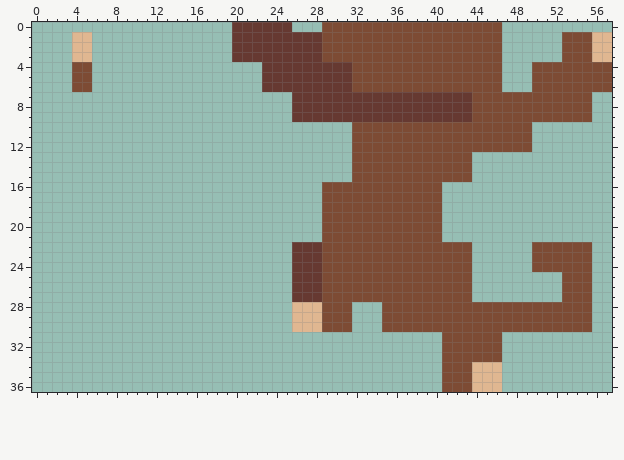
Pixel-art sprite: public/assets/left/monkey5.png. This is how it looked before the edit.
The file is 116x74 pixels, drawn in blocks of 2x2; one block is one cell here.
Once edited:
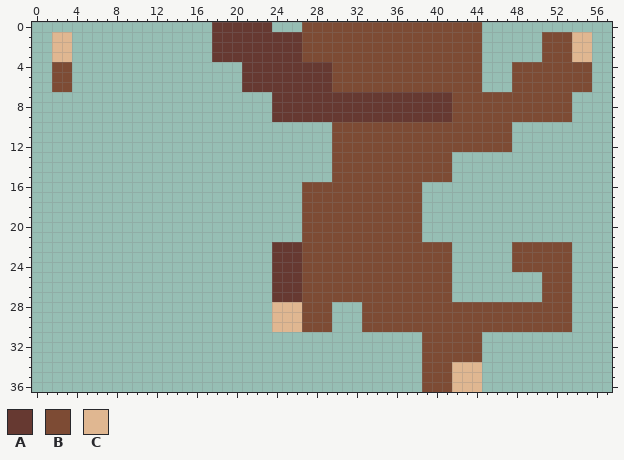
Palette (. is transparent): A #663931  B #7d4b34  C #e0b791
Changes in this commit:
@@ x 0..57 @@
- 0 ....................AAAAAA...BBBBBBBBBBBBBBBBBB...........
- 1 ....CC..............AAAAAAAAABBBBBBBBBBBBBBBBBB......BBBCC
- 2 ....CC..............AAAAAAAAABBBBBBBBBBBBBBBBBB......BBBCC
- 3 ....CC..............AAAAAAAAABBBBBBBBBBBBBBBBBB......BBBCC
- 4 ....BB.................AAAAAAAAABBBBBBBBBBBBBBB...BBBBBBBB
- 5 ....BB.................AAAAAAAAABBBBBBBBBBBBBBB...BBBBBBBB
- 6 ....BB.................AAAAAAAAABBBBBBBBBBBBBBB...BBBBBBBB
- 7 ..........................AAAAAAAAAAAAAAAAAABBBBBBBBBBBB..
- 8 ..........................AAAAAAAAAAAAAAAAAABBBBBBBBBBBB..
- 9 ..........................AAAAAAAAAAAAAAAAAABBBBBBBBBBBB..
-10 ................................BBBBBBBBBBBBBBBBBB........
-11 ................................BBBBBBBBBBBBBBBBBB........
-12 ................................BBBBBBBBBBBBBBBBBB........
-13 ................................BBBBBBBBBBBB..............
-14 ................................BBBBBBBBBBBB..............
-15 ................................BBBBBBBBBBBB..............
-16 .............................BBBBBBBBBBBB.................
-17 .............................BBBBBBBBBBBB.................
-18 .............................BBBBBBBBBBBB.................
-19 .............................BBBBBBBBBBBB.................
-20 .............................BBBBBBBBBBBB.................
-21 .............................BBBBBBBBBBBB.................
-22 ..........................AAABBBBBBBBBBBBBBB......BBBBBB..
-23 ..........................AAABBBBBBBBBBBBBBB......BBBBBB..
-24 ..........................AAABBBBBBBBBBBBBBB......BBBBBB..
-25 ..........................AAABBBBBBBBBBBBBBB.........BBB..
-26 ..........................AAABBBBBBBBBBBBBBB.........BBB..
-27 ..........................AAABBBBBBBBBBBBBBB.........BBB..
-28 ..........................CCCBBB...BBBBBBBBBBBBBBBBBBBBB..
-29 ..........................CCCBBB...BBBBBBBBBBBBBBBBBBBBB..
-30 ..........................CCCBBB...BBBBBBBBBBBBBBBBBBBBB..
-31 .........................................BBBBBB...........
-32 .........................................BBBBBB...........
-33 .........................................BBBBBB...........
-34 .........................................BBBCCC...........
-35 .........................................BBBCCC...........
-36 .........................................BBBCCC...........
+ 0 ..................AAAAAA...BBBBBBBBBBBBBBBBBB.............
+ 1 ..CC..............AAAAAAAAABBBBBBBBBBBBBBBBBB......BBBCC..
+ 2 ..CC..............AAAAAAAAABBBBBBBBBBBBBBBBBB......BBBCC..
+ 3 ..CC..............AAAAAAAAABBBBBBBBBBBBBBBBBB......BBBCC..
+ 4 ..BB.................AAAAAAAAABBBBBBBBBBBBBBB...BBBBBBBB..
+ 5 ..BB.................AAAAAAAAABBBBBBBBBBBBBBB...BBBBBBBB..
+ 6 ..BB.................AAAAAAAAABBBBBBBBBBBBBBB...BBBBBBBB..
+ 7 ........................AAAAAAAAAAAAAAAAAABBBBBBBBBBBB....
+ 8 ........................AAAAAAAAAAAAAAAAAABBBBBBBBBBBB....
+ 9 ........................AAAAAAAAAAAAAAAAAABBBBBBBBBBBB....
+10 ..............................BBBBBBBBBBBBBBBBBB..........
+11 ..............................BBBBBBBBBBBBBBBBBB..........
+12 ..............................BBBBBBBBBBBBBBBBBB..........
+13 ..............................BBBBBBBBBBBB................
+14 ..............................BBBBBBBBBBBB................
+15 ..............................BBBBBBBBBBBB................
+16 ...........................BBBBBBBBBBBB...................
+17 ...........................BBBBBBBBBBBB...................
+18 ...........................BBBBBBBBBBBB...................
+19 ...........................BBBBBBBBBBBB...................
+20 ...........................BBBBBBBBBBBB...................
+21 ...........................BBBBBBBBBBBB...................
+22 ........................AAABBBBBBBBBBBBBBB......BBBBBB....
+23 ........................AAABBBBBBBBBBBBBBB......BBBBBB....
+24 ........................AAABBBBBBBBBBBBBBB......BBBBBB....
+25 ........................AAABBBBBBBBBBBBBBB.........BBB....
+26 ........................AAABBBBBBBBBBBBBBB.........BBB....
+27 ........................AAABBBBBBBBBBBBBBB.........BBB....
+28 ........................CCCBBB...BBBBBBBBBBBBBBBBBBBBB....
+29 ........................CCCBBB...BBBBBBBBBBBBBBBBBBBBB....
+30 ........................CCCBBB...BBBBBBBBBBBBBBBBBBBBB....
+31 .......................................BBBBBB.............
+32 .......................................BBBBBB.............
+33 .......................................BBBBBB.............
+34 .......................................BBBCCC.............
+35 .......................................BBBCCC.............
+36 .......................................BBBCCC.............
Changed places in both pictures, as pixel boxes (x1, y1, x2, y2):
changed: (212, 22, 382, 332)
changed: (422, 22, 612, 392)
changed: (52, 32, 92, 92)
